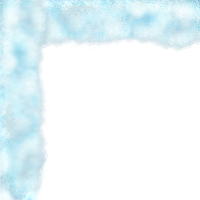
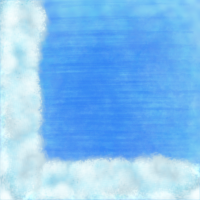
Revision of a layered w=200, h=200 image; what changed, layer by layer:
showed "S" over [0, 135, 200, 200]
hid "N" over [0, 0, 200, 65]
added layer "Sol" above "Arrière-plan" over [0, 0, 200, 200]
